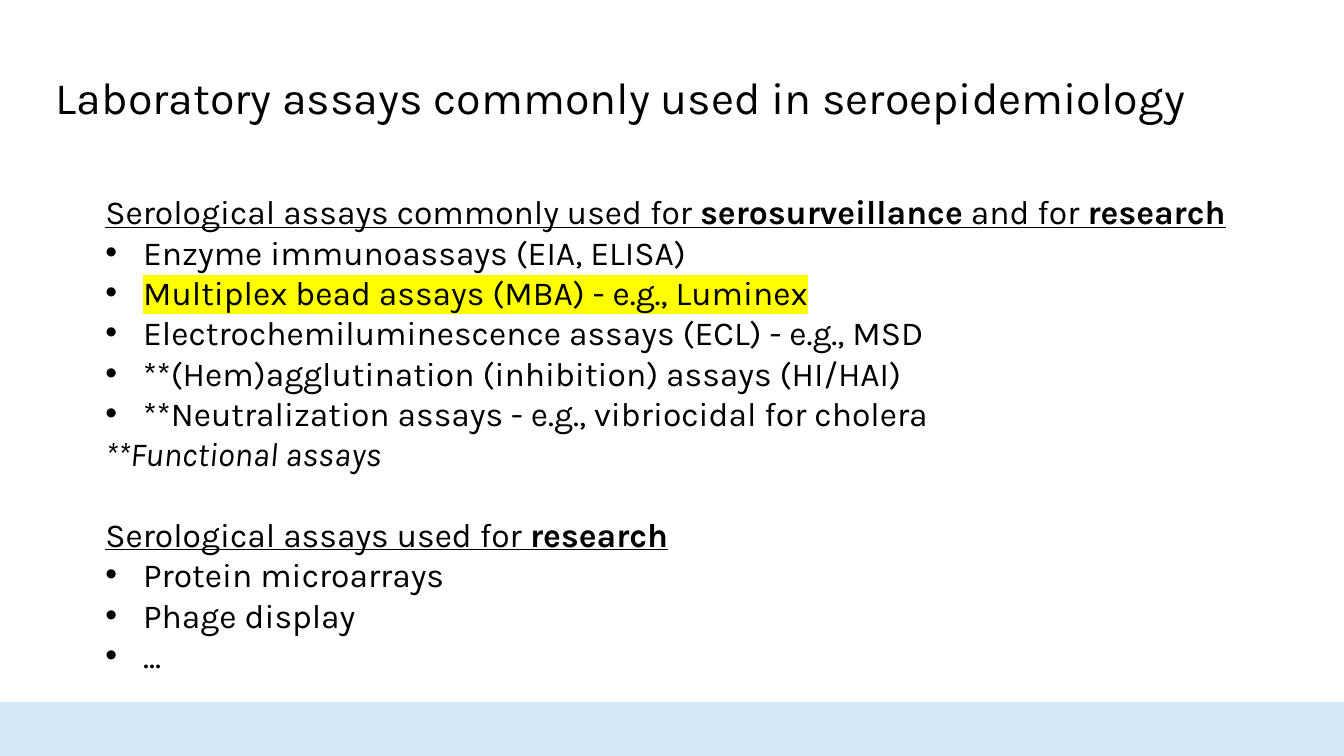
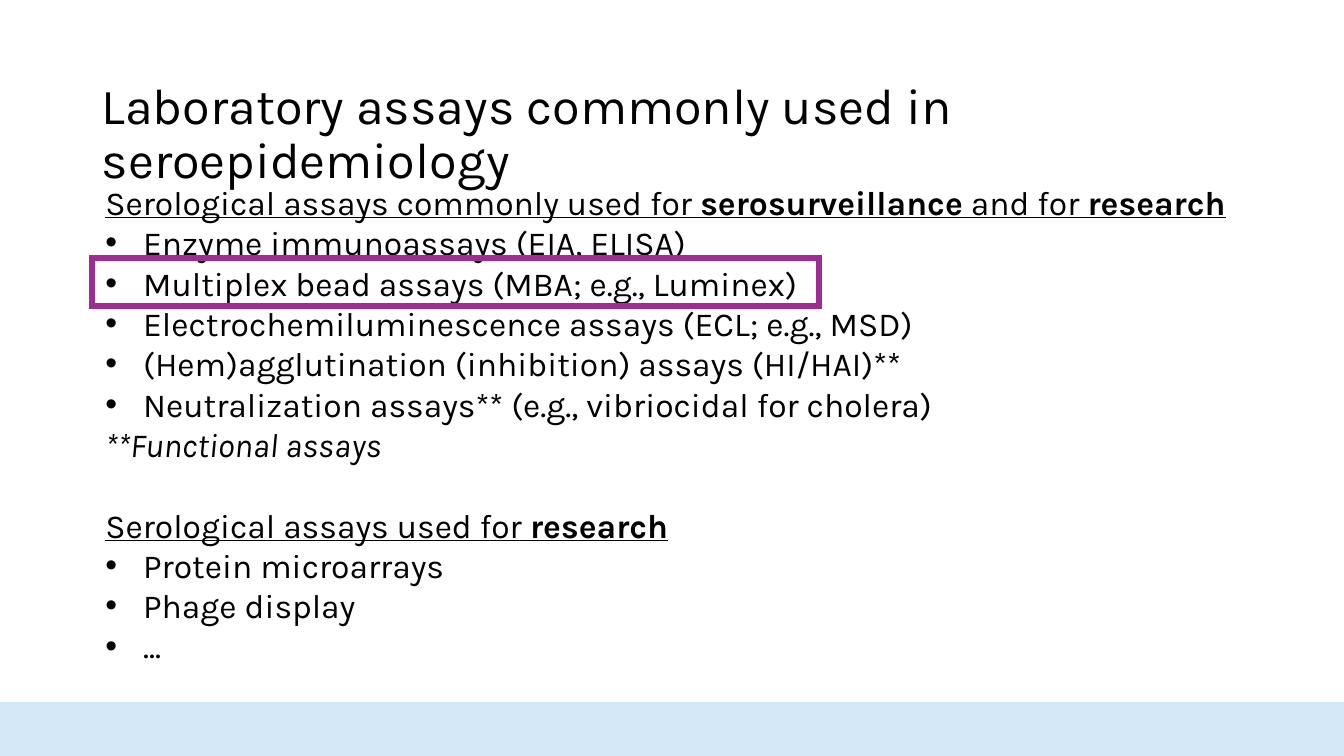
Before and after one commit to HopkinsIDD/seroanalytics_workshop, a slide deck: slide 28 of Lecture 0/Lecture_0_v2.pptx (slide 24 before the commit). Drawn at 1344x756 pixels with LibreOffice and Linux fonts; fonts in the diff are those of the drawing; background and template pictures are left out. Boxes give left, top, right and bottom in pixels: in the first picture for what was removed or moved away, otherwise in the second. Text is boxed around its words. In the diff, an @@ line names an element or a change of style, - is before the commit and + after.

```diff
--- a/Lecture 0/Lecture_0_v2.pptx
+++ b/Lecture 0/Lecture_0_v2.pptx
@@ title "Laboratory assays commonly used in ...": place and size @@
-title "Laboratory assays commonly used in ..." at [56,83,1185,125]
+title "Laboratory assays commonly used in ..." at [102,89,951,191]
@@ title "Laboratory assays commonly used in ..." at [102,89,951,191]: size 32 to 36 pt @@
@@ text "Serological assays commonly used for ...": place and size @@
-text "Serological assays commonly used for ..." at [105,200,1226,636]
+text "Serological assays commonly used for ..." at [105,185,1226,627]
@@ rectangle added at [92,258,820,306], outline #A02B93 4.25 pt @@
@@ text at [143,271,932,425]: text changed @@
-• Multiplex bead assays (MBA) - e.g., Luminex
-• Electrochemiluminescence assays (ECL) - e.g., MSD
-• **(Hem)agglutination (inhibition) assays (HI/HAI)
-• **Neutralization assays - e.g., vibriocidal for cholera
+• Multiplex bead assays (MBA; e.g., Luminex)
+• Electrochemiluminescence assays (ECL; e.g., MSD)
+• (Hem)agglutination (inhibition) assays (HI/HAI)**
+• Neutralization assays** (e.g., vibriocidal for cholera)
```
Also in this commit, not shown: 13 other slides changed, 5 slides added, 2 other files.
